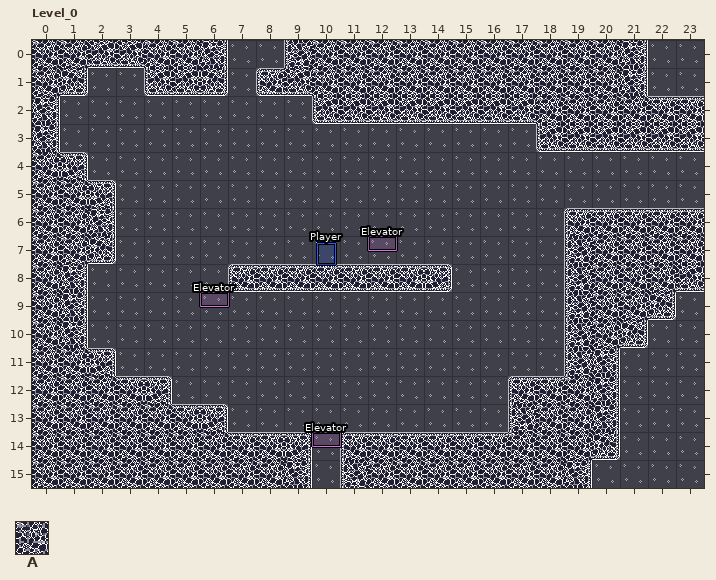
A LDtk project gets an edit: src/assets/levels/Test.ldtk. Above is the file before it was changed.
Cells are 32x32 px. Shown: Level_0 x 0..23, y 0..15.
Key: from "Level": A 1.
_ is an empty cell.
Layer "Level" before, first column x 0:
 0 AAAAAAA__AAAAAAAAAAAAA__
 1 AA__AAA_AAAAAAAAAAAAAA__
 2 A_________AAAAAAAAAAAAAA
 3 A_________________AAAAAA
 4 AA______________________
 5 AAA_____________________
 6 AAA________________AAAAA
 7 AAA________________AAAAA
 8 AA_____AAAAAAAA____AAAAA
 9 AA_________________AAAA_
10 AA_________________AAA__
11 AAA________________AA___
12 AAAAA____________AAAA___
13 AAAAAAA__________AAAA___
14 AAAAAAAAAA_AAAAAAAAAA___
15 AAAAAAAAAA_AAAAAAAAA____
The same view after the edit:
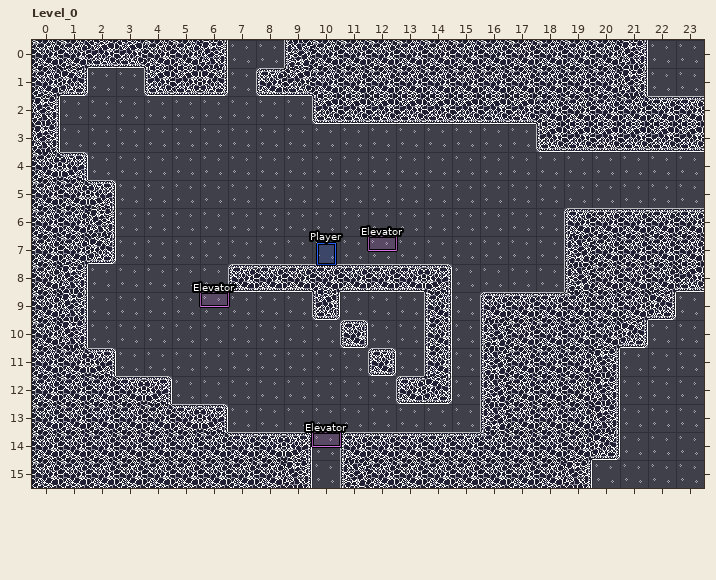
The edit:
Layer "Level":
y 9: x 10 _ -> A; x 14 _ -> A; x 16..18 ___ -> AAA
y 10: x 11 _ -> A; x 14 _ -> A; x 16..18 ___ -> AAA
y 11: x 12 _ -> A; x 14 _ -> A; x 16..18 ___ -> AAA
y 12: x 13..14 __ -> AA; x 16 _ -> A
y 13: x 16 _ -> A
